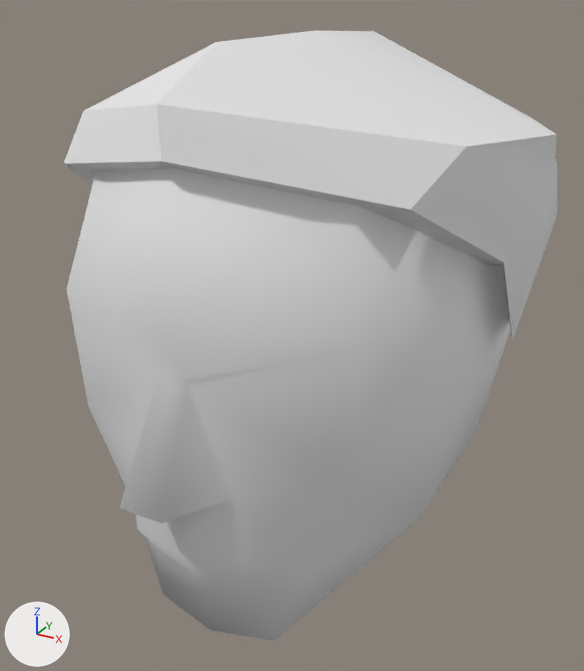
The FBX model Assets/Model/Head_04.fbx as it was, and as the next commit left it.
Rendered twice from a 50 mm camera at (0.391, -0.736, 0.33) aimed at (-0.007, -0.012, -0.032). Lighting does not change. The marker at lower left points along +X, +Y and +Z. The first picture is the older version. Where no turn or scale is listed for an object, it has been applied to the vertices.

The scene before the commit, as lines of its bpy script (objects in view):
```python
mat_head_04 = principled_material('Head_04')
mat_head_04.base_color = (0.8, 0.8, 0.8)  # white #e7e7e7
mat_head_04.roughness = 1.0
me_cube_007 = bpy.data.meshes.new('Cube.007')
me_cube_007.from_pydata(...)  # 37 vertices, 44 faces; spans x -0.246..0.246, y -0.248..0.292, z -0.269..0.071
me_cube_007.materials.append(mat_head_04)  # white #e7e7e7
me_cube_008 = bpy.data.meshes.new('Cube.008')
me_cube_008.from_pydata(...)  # 51 vertices, 84 faces; spans x -0.219..0.219, y -0.294..0.277, z -0.296..0.265
me_cube_008.materials.append(mat_head_04)  # white #e7e7e7
ob_hair = bpy.data.objects.new('Hair', me_cube_007)
ob_hair.location = (0.0, 0.012, 0.213)
ob_head_04 = bpy.data.objects.new('Head_04', me_cube_008)
ob_head_04.location = (0.0, 0.0, 0.0)
```
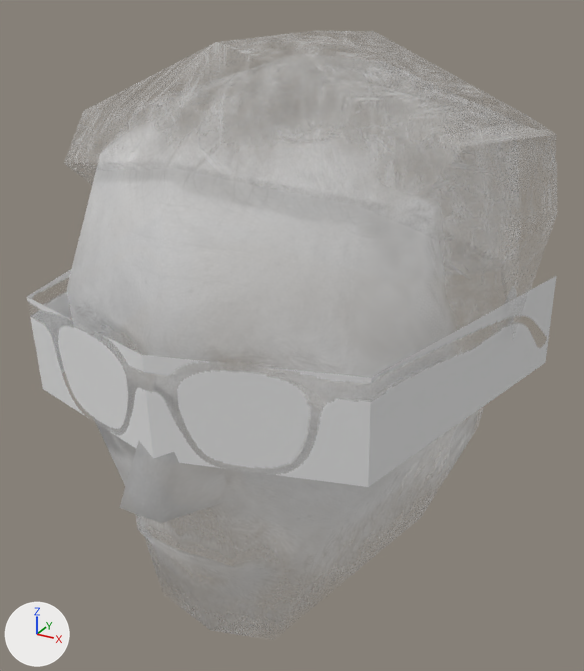
Location of each change, (x1, y1, x2, y2) in pixels of the pictures (584 x 671 px):
'Head_04', surface changed: (67, 168, 510, 616) in both
'Hair', surface changed: (64, 31, 557, 340) in both
'Glasses', added: after (27, 270, 556, 487)

The change, as a list of edits to the scene's bpy script:
```text
Add img_tete_barbe_png:
    img_tete_barbe_png = load_image('Tete_Barbe.png', '../Textures/Heads/Tete_Barbe.png', 1024, 1024, 'Non-Color')
Change mat_head_04:
    add n2 = _N.new('ShaderNodeTexImage'); n2.name = 'Image Texture'
    add n2.image = img_tete_barbe_png
    where n0 = _N.new('ShaderNodeBsdfPrincipled'); n0.name = 'Principled BSDF'
    add _L.new(n2.outputs[0], n0.inputs[4])  # 'Color' to 'Alpha'
Add me_cube_009:
    me_cube_009.from_pydata(...)  # 10 vertices, 4 faces; spans x -0.25..0.25, y -0.275..0.086, z -0.048..0.053
    me_cube_009.materials.append(mat_head_04)
Add ob_glasses:
    ob_glasses = bpy.data.objects.new('Glasses', me_cube_009)
    ob_glasses.location = (0.0, 0.0, 0.0)
```
